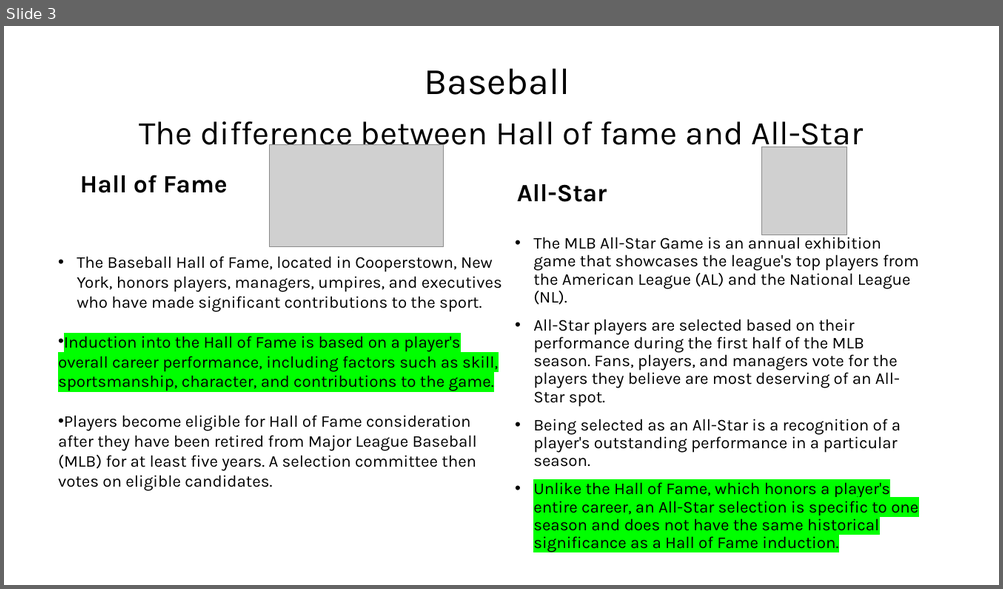
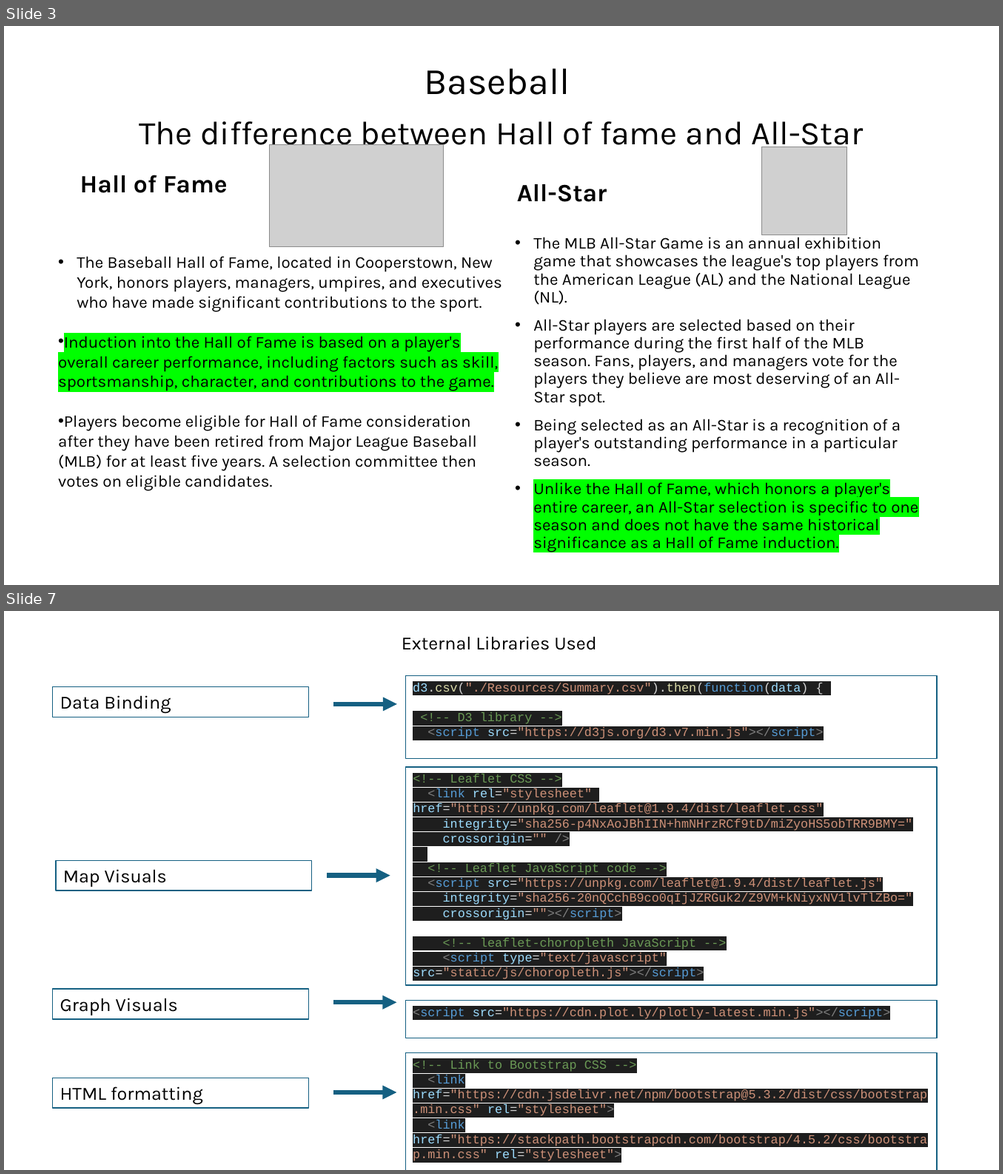
Before and after one commit to leeju09/Project-3-Baseball-, a slide deck: Presentation/Proect3_Group3.pptx. Shown one above the other, each under a label of ours: slide 3 before the commit, slides 3 and 7 after it; the slides between them are not shown. The pictures are 1003x589 and 1003x1174 pixels, drawn with LibreOffice and Linux fonts; fonts in the diff are those of the drawing; grey boxes stand for pictures. Boxes give left, top, right and bottom in pixels: in the first picture for what was removed or moved away, otherwise in the second. Text is boxed around its words. In the diff, an @@ line names an element or a change of style, - is before the commit and + after.

```diff
--- a/Presentation/Proect3_Group3.pptx
+++ b/Presentation/Proect3_Group3.pptx
@@ slide 7 added at [4,611,999,1170], background #FFFFFF @@
@@ text added at [401,636,597,650], 18 pt, text #000000 @@
+External Libraries Used
@@ rectangle added at [405,676,936,759], outline #156082 1 pt, 12 pt, text #CE9178 @@
+d3.csv("./Resources/Summary.csv").then(function(data) {
+<!-- D3 library -->
+<script src="https://d3js.org/d3.v7.min.js"></script>
@@ rectangle added at [53,687,308,717], outline #156082 1 pt, 18 pt, text #000000 @@
+Data Binding
@@ arrow added from (334, 704) to (397, 704), #156082 4.5 pt @@
@@ rectangle added at [405,767,936,985], outline #156082 1 pt, 12 pt, text #CE9178 @@
+<!-- Leaflet CSS -->
+<link rel="stylesheet" href="https://unpkg.com/leaflet@1.9.4/dist/leaflet.css"
+integrity="sha256-p4NxAoJBhIIN+hmNHrzRCf9tD/miZyoHS5obTRR9BMY="
+crossorigin="" />
+<!-- Leaflet JavaScript code -->
+<script src="https://unpkg.com/leaflet@1.9.4/dist/leaflet.js"
+integrity="sha256-20nQCchB9co0qIjJZRGuk2/Z9VM+kNiyxNV1lvTlZBo="
+crossorigin=""></script>
+<!-- leaflet-choropleth JavaScript -->
+<script type="text/javascript" src="static/js/choropleth.js"></script>
@@ rectangle added at [56,861,311,891], outline #156082 1 pt, 18 pt, text #000000 @@
+Map Visuals
@@ arrow added from (327, 876) to (390, 876), #156082 4.5 pt @@
@@ rectangle added at [53,989,308,1019], outline #156082 1 pt, 18 pt, text #000000 @@
+Graph Visuals
@@ arrow added from (333, 1002) to (396, 1002), #156082 4.5 pt @@
@@ rectangle added at [405,1000,936,1038], outline #156082 1 pt, 12 pt, text #CE9178 @@
+<script src="https://cdn.plot.ly/plotly-latest.min.js"></script>
@@ rectangle added at [405,1054,936,1170], outline #156082 1 pt, 12 pt, text #CE9178 @@
+<!-- Link to Bootstrap CSS -->
+<link href="https://cdn.jsdelivr.net/npm/bootstrap@5.3.2/dist/css/bootstrap.min.css" rel="stylesheet">
+<link href="https://stackpath.bootstrapcdn.com/bootstrap/4.5.2/css/bootstrap.min.css" rel="stylesheet">
@@ rectangle added at [53,1078,308,1108], outline #156082 1 pt, 18 pt, text #000000 @@
+HTML formatting
@@ arrow added from (333, 1093) to (396, 1093), #156082 4.5 pt @@
```
Also in this commit, not shown: 1 slide changed, 4 other slides added, 1 slide removed.
